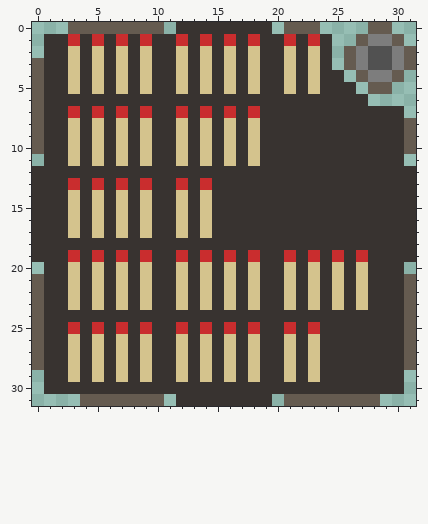
One commit to this pixel-art sprite: Module Icons/Nim.png. The picture above was drawn from the file before the commit.
The file is 32x32 pixels. Colours within 5 levels of each other are drawn and written as one.
Now the later version:
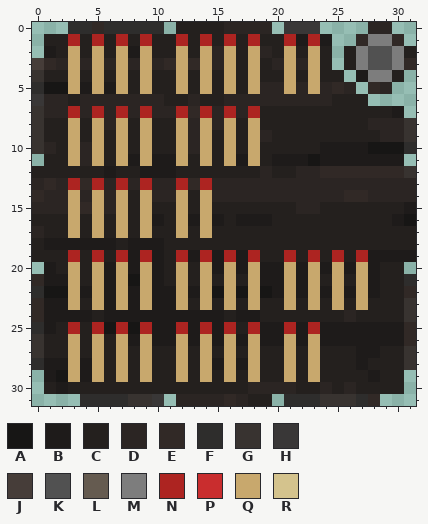
Palette (. is transparent): A #171615  B #1e1b1a  C #24201e  D #2b2523  E #312926  F #2e2d2c  G #383330  H #393737  J #463d39  K #515151  L #655b50  M #7d7d7d  N #ad2421  P #c92d2e  Q #c8a86d  R #d4c38d
Change:
@@ x 0..31 @@
- 0 ...LLLLLLLL.GGGGGGGG.LLL....LL..
- 1 .GGPGPGPGPGGPGPGPGPGGPGPG..LMML.
- 2 .GGRGRGRGRGGRGRGRGRGGRGRG.LMKKML
- 3 LGGRGRGRGRGGRGRGRGRGGRGRG.LMKKML
- 4 LGGRGRGRGRGGRGRGRGRGGRGRGG.LMML.
- 5 LGGRGRGRGRGGRGRGRGRGGRGRGGG.LL..
- 6 LGGGGGGGGGGGGGGGGGGGGGGGGGGG....
- 7 LGGPGPGPGPGGPGPGPGPGGGGGGGGGGGG.
- 8 LGGRGRGRGRGGRGRGRGRGGGGGGGGGGGGL
- 9 LGGRGRGRGRGGRGRGRGRGGGGGGGGGGGGL
-10 LGGRGRGRGRGGRGRGRGRGGGGGGGGGGGGL
-11 .GGRGRGRGRGGRGRGRGRGGGGGGGGGGGG.
-12 GGGGGGGGGGGGGGGGGGGGGGGGGGGGGGGG
-13 GGGPGPGPGPGGPGPGGGGGGGGGGGGGGGGG
-14 GGGRGRGRGRGGRGRGGGGGGGGGGGGGGGGG
-15 GGGRGRGRGRGGRGRGGGGGGGGGGGGGGGGG
-16 GGGRGRGRGRGGRGRGGGGGGGGGGGGGGGGG
-17 GGGRGRGRGRGGRGRGGGGGGGGGGGGGGGGG
-18 GGGGGGGGGGGGGGGGGGGGGGGGGGGGGGGG
-19 GGGPGPGPGPGGPGPGPGPGGPGPGPGPGGGG
-20 .GGRGRGRGRGGRGRGRGRGGRGRGRGRGGG.
-21 LGGRGRGRGRGGRGRGRGRGGRGRGRGRGGGL
-22 LGGRGRGRGRGGRGRGRGRGGRGRGRGRGGGL
-23 LGGRGRGRGRGGRGRGRGRGGRGRGRGRGGGL
-24 LGGGGGGGGGGGGGGGGGGGGGGGGGGGGGGL
-25 LGGPGPGPGPGGPGPGPGPGGPGPGGGGGGGL
-26 LGGRGRGRGRGGRGRGRGRGGRGRGGGGGGGL
-27 LGGRGRGRGRGGRGRGRGRGGRGRGGGGGGGL
-28 LGGRGRGRGRGGRGRGRGRGGRGRGGGGGGGL
-29 .GGRGRGRGRGGRGRGRGRGGRGRGGGGGGG.
-30 .GGGGGGGGGGGGGGGGGGGGGGGGGGGGGG.
-31 ....LLLLLLL.GGGGGGGG.LLLLLLLL...
+ 0 ...FFEFFFFF.CCCCDDDD.HHH....DD..
+ 1 .CCNCNCNCNCCNCNCNCNCCNBNB..EMME.
+ 2 .BCQCQCQBQCCQCQDQCQDCQCQC.CMKKMC
+ 3 JEDQDQDQDQDEQEQDQCQCDQDQC.CMKKME
+ 4 GCCQCQCQCQCCQCQCQCQCCQCQCC.BMMC.
+ 5 FAAQBQBQCQCCQCQCQCQDDQDQDED.ED..
+ 6 HDDCDDDDDDDCCDCCDDDDDDDDDCCC....
+ 7 GDDNDNDNDNDDNENDNDNCCCCCCCCCCCB.
+ 8 GCCQCQDQCQCCQDQDQCQCCCCCCCCCDDDG
+ 9 GCCQCQCQCQCCQDQCQCQDCCCCCCCCCDDG
+10 GDCQDQCQCQCCQDQCQCQCCCCCBBBBAAAF
+11 .CCQDQCQBQBBQCQCQBQCBBBABBBBBBB.
+12 CCCCCCBCCBBBCCCCCCCDCCDDEEEEEEEG
+13 DEDNENDNDNDDNENDDDDDDDDDDDDDDDDD
+14 EDDQDQDQCQDDQCQDDDDDDDDDDDEEDDDD
+15 DDDQEQDQCQCCQCQCCCCCCCDDCCCCCCCB
+16 CCCQCQCQCQBCQBQBCBBBCCCCCCCCCCBA
+17 DCCQCQCQCQCCQCQCCCCCCCCCCCCCCCCC
+18 CBBBBBBCBBBCCCCCCCCCCCCCCCCCCCCC
+19 CCCNCNCNBNBCNBNBNBNCCNCNCNCNBBBB
+20 .BCQCQBQBQBCQCQBQBQBBQBQBQBQBCC.
+21 EBBQCQBQAQBCQCQCQCQBBQBQCQCQBCCF
+22 FAAQBQBQBQBBQBQAQAQABQBQBQBQBCCE
+23 EBBQCQBQBQBBQCQCQCQCCQCQCQCQCCCG
+24 EBBBBCBBBBBBBBBBCBBCCCCCCCDCCCCG
+25 FBCNCNANANBBNBNBNCNBBNBNBBBBBBBE
+26 GCCQCQCQBQBBQBQBQBQBBQBQBBBBBBBE
+27 GCCQCQCQCQCCQCQCQCQCCQCQCCCBBCCG
+28 FBBQBQCQCQCCQCQBQBQCCQCQCCCBCCCG
+29 .BAQBQCQCQCCQCQCQCQCCQCQCCCCBCC.
+30 .CBCCCCCCCCCCCCCCCDDDDCCDCDCCCC.
+31 ....FFFFGGH.DDDDEDCC.FFFGGGFE...
Changed places in both pictures, as pixel boxes (x1, y1, x2, y2):
changed: (32, 22, 416, 406)
